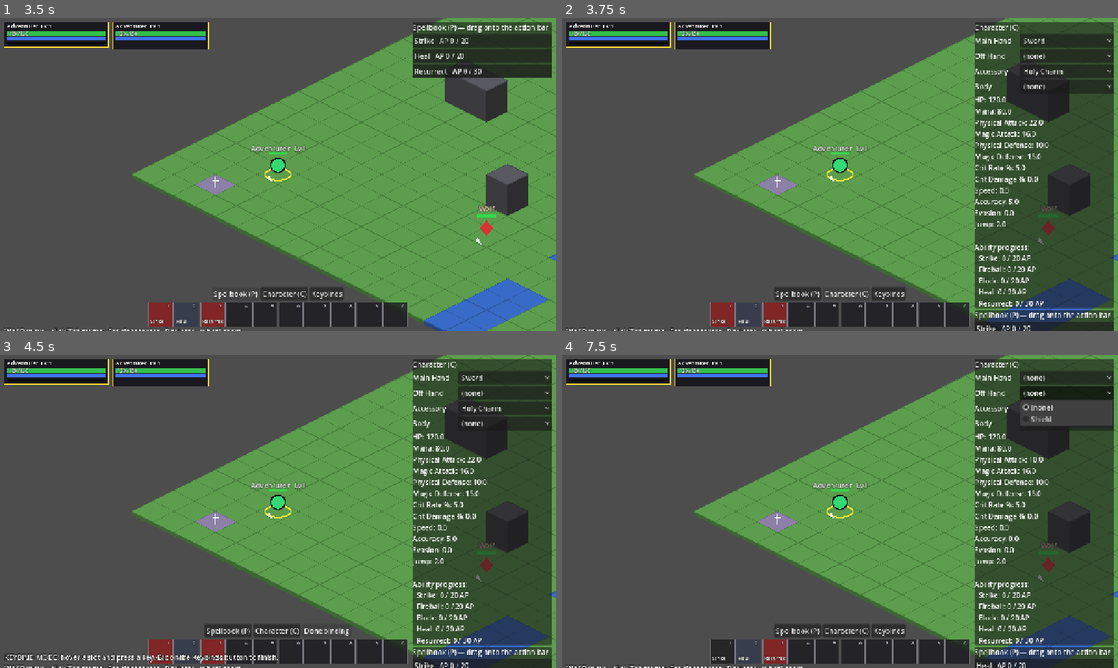
Above: before the commit, frames 1-4 (two rows, left to right).
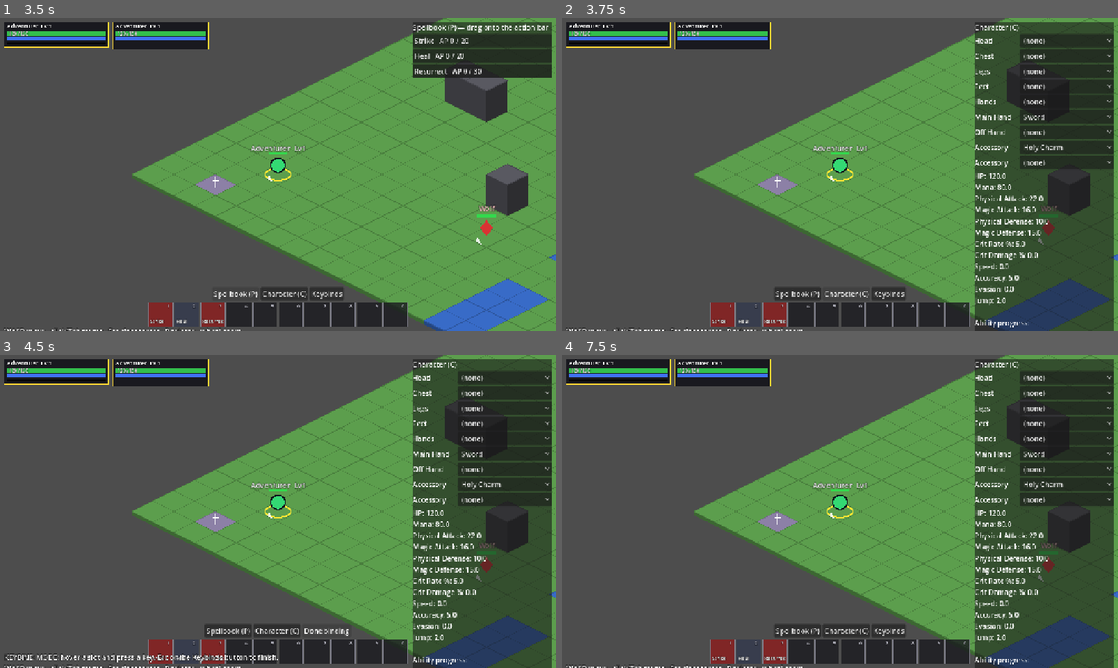
Above: after the commit, the same moments.

Repository: victorduvergermacarons-lang/Final-Wars
Game: Godot game, scene res://scenes/main.tscn
The game is run twice, just before and just after one commit, with the same random seed, the same clock (stepped at 60 frames per second) and the same inputs.
Inputs (mouse positions are in pixels of both pictures, inside the frame that each line leads up to):
- Up to frame 1 (3.5 s): click "Play Solo" at 0.5 s; tap Enter at 1.25 s; drag from (55, 33) to (333, 105) at 1.27 s; drag from (161, 36) to (250, 237) at 2.02 s; click "Spellbook (P)" at 2.75 s
- Up to frame 2 (3.75 s): click "Character (C)" at 3.5 s
- Up to frame 3 (4.5 s): click "Keybinds" at 4.25 s
- Up to frame 4 (7.5 s): click "Done binding" at 5 s; click "Sword" at 5.75 s; click "(none)" at 6.5 s; click "(none)" at 7.25 s

Frame 1 is identical in both runs. In frame 2, 6.6% of the frame differs, in the area x 74-100%, y 6-100%; in frame 3, 6.6%; in frame 4, 7.9%, in the area x 26-100%, y 6-100%.

Commit message:
M2 step 1: nine equipment slots, two-handed weapons, rarity, stacks
- EquipSlot: 9 positions (Head, Chest, Legs, Feet, Hands, Main Hand,
  Off Hand, Accessory x2) and item slot types incl. Accessory, Two-Hand and
  None (not equippable)
- Hero.equip: picks a free allowed position, takes off what it displaces
  (two-handers clear the off hand; an off-hand item removes a two-hander);
  wearing an item twice needs two copies; displaced_by() for the bag
- ItemDef: rarity (Common/Uncommon/Rare/Epic with colors), price,
  max_stack; validation (equippable items don't stack)
- Equip intent takes an optional position; character panel lists 9 slots
- Starter items moved to the new slot types, Common, price 25
- Tests (217 passing); network check passes

Co-Authored-By: Claude Opus 5.5 <noreply@anthropic.com>
Claude-Session: https://claude.ai/code/session_01NkxcXD4xqQYvGrzBVzDJEX

Diff:
--- a/content/items/holy_charm.tres
+++ b/content/items/holy_charm.tres
@@ -22,7 +22,8 @@
 script = ExtResource("2_pcx0w")
 id = &"holy_charm"
 display_name = "Holy Charm"
-slot = 2
+slot = 7
+price = 25
 stats = SubResource("Resource_swea8")
 growth = SubResource("Resource_cana0")
 teaches = Array[ExtResource("3_loubc")]([ExtResource("4_5v4vl"), ExtResource("5_6peby")])
--- a/content/items/shield.tres
+++ b/content/items/shield.tres
@@ -19,7 +19,8 @@
 script = ExtResource("2_ridx4")
 id = &"shield"
 display_name = "Shield"
-slot = 1
+slot = 6
+price = 25
 stats = SubResource("Resource_me4q2")
 growth = SubResource("Resource_10sm4")
 teaches = Array[ExtResource("3_5icf3")]([ExtResource("4_dl15q")])
--- a/content/items/staff.tres
+++ b/content/items/staff.tres
@@ -19,6 +19,8 @@
 script = ExtResource("2_m7tx0")
 id = &"staff"
 display_name = "Staff"
+slot = 5
+price = 25
 stats = SubResource("Resource_pwqta")
 growth = SubResource("Resource_if1w3")
 teaches = Array[ExtResource("3_xxegw")]([ExtResource("4_4n1s6")])
--- a/content/items/sword.tres
+++ b/content/items/sword.tres
@@ -19,6 +19,8 @@
 script = ExtResource("2_c8ag5")
 id = &"sword"
 display_name = "Sword"
+slot = 5
+price = 25
 stats = SubResource("Resource_s3hcn")
 growth = SubResource("Resource_qowd7")
 teaches = Array[ExtResource("3_uynvv")]([ExtResource("4_81fyi")])
--- a/data/defs/equip_slot.gd
+++ b/data/defs/equip_slot.gd
@@ -1,12 +1,49 @@
 class_name EquipSlot
 extends RefCounted
-## Equipment slots. A hero holds at most one item per slot.
+## Equipment positions on a hero (Id) and the kind of position an item fits (Type).
+## Accessories fit either accessory position; two-handed weapons sit in Main Hand
+## and keep Off Hand empty.
 
 enum Id {
+	HEAD,
+	CHEST,
+	LEGS,
+	FEET,
+	HANDS,
+	MAIN_HAND,
+	OFF_HAND,
+	ACCESSORY_1,
+	ACCESSORY_2,
+}
+
+const COUNT := 9
+
+enum Type {
+	HEAD,
+	CHEST,
+	LEGS,
+	FEET,
+	HANDS,
 	MAIN_HAND,
 	OFF_HAND,
 	ACCESSORY,
-	BODY,
+	TWO_HAND,
+	NONE, ## Not equippable (potions, quest items).
 }
 
-const COUNT := 4
+const NAMES := ["Head", "Chest", "Legs", "Feet", "Hands", "Main Hand", "Off Hand", "Accessory", "Accessory"]
+const TYPE_NAMES := ["Head", "Chest", "Legs", "Feet", "Hands", "Main Hand", "Off Hand", "Accessory", "Two-Hand", ""]
+
+
+## Positions an item of this type can go in.
+static func slots_for(type: Type) -> Array[Id]:
+	match type:
+		Type.HEAD: return [Id.HEAD]
+		Type.CHEST: return [Id.CHEST]
+		Type.LEGS: return [Id.LEGS]
+		Type.FEET: return [Id.FEET]
+		Type.HANDS: return [Id.HANDS]
+		Type.MAIN_HAND, Type.TWO_HAND: return [Id.MAIN_HAND]
+		Type.OFF_HAND: return [Id.OFF_HAND]
+		Type.ACCESSORY: return [Id.ACCESSORY_1, Id.ACCESSORY_2]
+	return []
--- a/data/defs/item_def.gd
+++ b/data/defs/item_def.gd
@@ -1,12 +1,19 @@
 class_name ItemDef
 extends Resource
-## An equippable item: flat stats while equipped, per-level growth granted on
-## level-up while equipped, and abilities it teaches.
+## An item design. Equippable items give flat stats while equipped, per-level
+## growth on level-up while equipped, and teach abilities. Items are fixed designs:
+## every copy of an item is identical (no random rolls).
 
 @export var id: StringName = &""
 @export var display_name: String = ""
 @export_multiline var description: String = ""
-@export var slot: EquipSlot.Id = EquipSlot.Id.MAIN_HAND
+## Where it can be equipped (NONE: potions, quest items…).
+@export var slot: EquipSlot.Type = EquipSlot.Type.NONE
+@export var rarity: Rarity.Id = Rarity.Id.COMMON
+## Vendor price in gold (vendors buy it back for a fraction).
+@export var price: int = 0
+## How many fit in one bag slot. Equippable items don't stack.
+@export var max_stack: int = 1
 ## Added to the hero's stats while equipped.
 @export var stats: StatBlock = StatBlock.new()
 ## Per-level growth. On level-up the hero permanently gains
@@ -20,6 +27,10 @@
 	var errors: PackedStringArray = []
 	if id == &"":
 		errors.append("item has no id")
+	if max_stack < 1:
+		errors.append("%s: max_stack must be at least 1" % id)
+	if is_equippable() and max_stack != 1:
+		errors.append("%s: equippable items can't stack" % id)
 	if stats == null or growth == null:
 		errors.append("%s: missing stats or growth block" % id)
 	for ability in teaches:
@@ -28,3 +39,11 @@
 		else:
 			errors.append_array(ability.validate())
 	return errors
+
+
+func is_equippable() -> bool:
+	return slot != EquipSlot.Type.NONE
+
+
+func is_two_handed() -> bool:
+	return slot == EquipSlot.Type.TWO_HAND
--- /dev/null
+++ b/data/defs/rarity.gd
@@ -0,0 +1,17 @@
+class_name Rarity
+extends RefCounted
+## Item rarity tiers. Higher rarity: better stats, growth and abilities.
+
+enum Id {
+	COMMON,
+	UNCOMMON,
+	RARE,
+	EPIC,
+}
+
+const NAMES := ["Common", "Uncommon", "Rare", "Epic"]
+const COLORS := [Color(0.92, 0.92, 0.92), Color(0.3, 0.9, 0.35), Color(0.3, 0.55, 1.0), Color(0.72, 0.38, 1.0)]
+
+
+static func color(id: Id) -> Color:
+	return COLORS[id]
--- a/net/intents.gd
+++ b/net/intents.gd
@@ -40,6 +40,10 @@
 			if typeof(item) != TYPE_STRING and typeof(item) != TYPE_STRING_NAME:
 				return {}
 			out.item = StringName(item)
+			if raw.has("slot"):
+				if typeof(raw.slot) != TYPE_INT:
+					return {}
+				out.slot = raw.slot
 		"unequip":
 			if typeof(raw.get("slot")) != TYPE_INT:
 				return {}
--- a/net/snapshot.gd
+++ b/net/snapshot.gd
@@ -16,8 +16,9 @@
 		d.xp = hero.xp
 		d.inv = hero.inventory.map(func(i): return i.id)
 		var eq := {}
-		for item in hero.equipped_items():
-			eq[int(item.slot)] = item.id
+		var equipment := hero.equipment()
+		for slot in equipment:
+			eq[int(slot)] = equipment[slot].id
 		d.eq = eq
 		d.ap = hero.ap.duplicate()
 		d.mastered = hero.mastered.keys()
--- a/sim/entities/hero.gd
+++ b/sim/entities/hero.gd
@@ -42,11 +42,54 @@
 	return h
 
 
-## Equips an owned item into its slot, replacing whatever was there.
-func equip(item: ItemDef) -> bool:
-	if item == null or not inventory.has(item):
+## Which position `item` would go in: `requested` if allowed, otherwise the first
+## free allowed position, otherwise the first allowed one. -1 if it can't be equipped.
+func resolve_slot(item: ItemDef, requested: int = -1) -> int:
+	if item == null:
+		return -1
+	var allowed := EquipSlot.slots_for(item.slot)
+	if allowed.is_empty():
+		return -1
+	if requested >= 0:
+		return requested if allowed.has(requested) else -1
+	for s in allowed:
+		if not _equipped.has(s):
+			return s
+	return allowed[0]
+
+
+## Items that equipping `item` (into `requested`) would take off: whatever is in
+## that position, plus the other hand when two-handed weapons are involved.
+func displaced_by(item: ItemDef, requested: int = -1) -> Array[ItemDef]:
+	var out: Array[ItemDef] = []
+	var s := resolve_slot(item, requested)
+	if s < 0:
+		return out
+	if _equipped.has(s) and _equipped[s] != item:
+		out.append(_equipped[s])
+	if item.is_two_handed() and _equipped.has(EquipSlot.Id.OFF_HAND):
+		out.append(_equipped[EquipSlot.Id.OFF_HAND])
+	if s == EquipSlot.Id.OFF_HAND and _equipped.has(EquipSlot.Id.MAIN_HAND) \
+			and _equipped[EquipSlot.Id.MAIN_HAND].is_two_handed():
+		out.append(_equipped[EquipSlot.Id.MAIN_HAND])
+	return out
+
+
+## Equips an owned item, taking off whatever it displaces. Returns false if the
+## item can't go there or the hero doesn't own another free copy of it.
+func equip(item: ItemDef, requested: int = -1) -> bool:
+	var s := resolve_slot(item, requested)
+	if s < 0 or not inventory.has(item):
 		return false
-	_equipped[item.slot] = item
+	if _equipped.get(s) == item:
+		return true
+	var owned := inventory.count(item)
+	var worn := _equipped.values().count(item)
+	if worn >= owned:
+		return false
+	for d in displaced_by(item, s):
+		_equipped.erase(_equipped.find_key(d))
+	_equipped[s] = item
 	refresh_stats()
 	return true
 
@@ -73,6 +116,11 @@
 		if _equipped.has(slot):
 			out.append(_equipped[slot])
 	return out
+
+
+## Position -> item for everything equipped.
+func equipment() -> Dictionary:
+	return _equipped.duplicate()
 
 
 ## Abilities taught by equipped items, each once, in slot order.
--- a/sim/world_sim.gd
+++ b/sim/world_sim.gd
@@ -7,7 +7,7 @@
 ##   {"type": "face", "dir": Vector2i}        (turn in place; free)
 ##   {"type": "cast", "ability": StringName, "target": int}   (target -1 = none/self)
 ##   {"type": "release"}
-##   {"type": "equip", "item": StringName}
+##   {"type": "equip", "item": StringName, "slot": EquipSlot.Id (optional)}
 ##   {"type": "unequip", "slot": EquipSlot.Id}
 ## Output: step() returns the tick's events (plain Dictionaries) for clients/UI.
 ## Invalid intents produce {"type": "rejected", "target": hero, "intent", "reason"}.
@@ -294,7 +294,7 @@
 		"release":
 			reason = _intent_release(hero)
 		"equip":
-			reason = _intent_equip(hero, intent.get("item", &""))
+			reason = _intent_equip(hero, intent.get("item", &""), intent.get("slot", -1))
 		"unequip":
 			reason = _intent_unequip(hero, intent.get("slot", -1))
 		_:
@@ -363,14 +363,15 @@
 	return ""
 
 
-func _intent_equip(hero: Hero, item_id: StringName) -> String:
+func _intent_equip(hero: Hero, item_id: StringName, slot: int = -1) -> String:
 	if not hero.alive:
 		return "dead"
 	if hero.in_combat(now):
 		return "in_combat"
 	for item in hero.inventory:
 		if item.id == item_id:
-			hero.equip(item)
+			if not hero.equip(item, slot):
+				return "cannot_equip"
 			emit({"type": "equip", "target": hero.id, "item": item.id})
 			return ""
 	return "unknown_item"
--- a/tests/unit/progression_fixtures.gd
+++ b/tests/unit/progression_fixtures.gd
@@ -10,7 +10,7 @@
 	return a
 
 
-static func item(id: StringName, slot: EquipSlot.Id, stats: Dictionary, growth: Dictionary,
+static func item(id: StringName, slot: EquipSlot.Type, stats: Dictionary, growth: Dictionary,
 		teaches: Array[AbilityDef] = []) -> ItemDef:
 	var i := ItemDef.new()
 	i.id = id
--- a/tests/unit/test_ability_shapes.gd
+++ b/tests/unit/test_ability_shapes.gd
@@ -24,6 +24,7 @@
 func _hero_with(abilities: Array[AbilityDef]) -> Hero:
 	var item := ItemDef.new()
 	item.id = &"kit"
+	item.slot = EquipSlot.Type.MAIN_HAND
 	item.teaches = abilities
 	var def := HeroDef.new()
 	def.base_stats = StatBlock.make({Stat.Id.HP: 100, Stat.Id.ACCURACY: 100, Stat.Id.JUMP: 2})
--- a/tests/unit/test_ap_mastery.gd
+++ b/tests/unit/test_ap_mastery.gd
@@ -16,8 +16,8 @@
 	strike = F.ability(&"strike", 30)
 	heal = F.ability(&"heal", 20)
 	rez = F.ability(&"resurrect", 40)
-	sword = F.item(&"sword", EquipSlot.Id.MAIN_HAND, {}, {}, [strike])
-	charm = F.item(&"charm", EquipSlot.Id.ACCESSORY, {}, {}, [heal, rez])
+	sword = F.item(&"sword", EquipSlot.Type.MAIN_HAND, {}, {}, [strike])
+	charm = F.item(&"charm", EquipSlot.Type.ACCESSORY, {}, {}, [heal, rez])
 
 
 func test_level_up_awards_ap_to_equipped_abilities() -> void:
@@ -74,6 +74,6 @@
 
 func test_abilities_without_threshold_are_never_mastered() -> void:
 	var claw := F.ability(&"claw", 0)
-	var h := F.hero_with([F.item(&"claws", EquipSlot.Id.MAIN_HAND, {}, {}, [claw])])
+	var h := F.hero_with([F.item(&"claws", EquipSlot.Type.MAIN_HAND, {}, {}, [claw])])
 	assert_eq(ApMastery.award(h, 100).size(), 0)
 	assert_false(h.is_mastered(&"claw"))
--- /dev/null
+++ b/tests/unit/test_equipment.gd
@@ -0,0 +1,113 @@
+extends GutTest
+## Nine equipment positions, accessories, two-handed weapons, rarity.
+
+const F := preload("res://tests/unit/progression_fixtures.gd")
+
+var sword: ItemDef
+var shield: ItemDef
+var greataxe: ItemDef
+var ring: ItemDef
+var amulet: ItemDef
+var potion: ItemDef
+var helm: ItemDef
+
+
+func before_each() -> void:
+	sword = F.item(&"sword", EquipSlot.Type.MAIN_HAND, {Stat.Id.PHYS_ATK: 10}, {})
+	shield = F.item(&"shield", EquipSlot.Type.OFF_HAND, {Stat.Id.PHYS_DEF: 10}, {})
+	greataxe = F.item(&"greataxe", EquipSlot.Type.TWO_HAND, {Stat.Id.PHYS_ATK: 25}, {})
+	ring = F.item(&"ring", EquipSlot.Type.ACCESSORY, {Stat.Id.CRIT_RATE: 2}, {})
+	amulet = F.item(&"amulet", EquipSlot.Type.ACCESSORY, {Stat.Id.MANA: 10}, {})
+	helm = F.item(&"helm", EquipSlot.Type.HEAD, {Stat.Id.HP: 15}, {})
+	potion = F.item(&"potion", EquipSlot.Type.NONE, {}, {})
+	potion.max_stack = 20
+
+
+func _hero(items: Array[ItemDef]) -> Hero:
+	var h := Hero.new(1, StatBlock.make({Stat.Id.HP: 100}))
+	h.inventory = items.duplicate()
+	return h
+
+
+func test_there_are_nine_positions() -> void:
+	assert_eq(EquipSlot.Id.size(), EquipSlot.COUNT)
+	assert_eq(EquipSlot.NAMES.size(), EquipSlot.COUNT)
+	assert_eq(EquipSlot.TYPE_NAMES.size(), EquipSlot.Type.size())
+
+
+func test_each_armor_piece_goes_in_its_own_position() -> void:
+	var h := _hero([helm, sword, shield])
+	assert_true(h.equip(helm))
+	assert_true(h.equip(sword))
+	assert_true(h.equip(shield))
+	assert_eq(h.equipped_in(EquipSlot.Id.HEAD), helm)
+	assert_eq(h.stats.hp, 115.0)
+	assert_eq(h.equipped_items().size(), 3)
+
+
+func test_accessories_fill_both_positions() -> void:
+	var h := _hero([ring, amulet])
+	h.equip(ring)
+	h.equip(amulet)
+	assert_eq(h.equipped_in(EquipSlot.Id.ACCESSORY_1), ring)
+	assert_eq(h.equipped_in(EquipSlot.Id.ACCESSORY_2), amulet)
+
+
+func test_wearing_the_same_accessory_twice_needs_two_copies() -> void:
+	var h := _hero([ring])
+	assert_true(h.equip(ring, EquipSlot.Id.ACCESSORY_1))
+	assert_false(h.equip(ring, EquipSlot.Id.ACCESSORY_2), "only one owned")
+	h.inventory.append(ring)
+	assert_true(h.equip(ring, EquipSlot.Id.ACCESSORY_2))
+	assert_eq(h.stats.crit_rate, 4.0)
+
+
+func test_wrong_position_is_refused() -> void:
+	var h := _hero([helm, ring, potion])
+	assert_false(h.equip(helm, EquipSlot.Id.CHEST))
+	assert_false(h.equip(ring, EquipSlot.Id.MAIN_HAND))
+	assert_false(h.equip(potion), "potions aren't equippable")
+
+
+func test_two_hander_takes_both_hands() -> void:
+	var h := _hero([sword, shield, greataxe])
+	h.equip(sword)
+	h.equip(shield)
+	assert_eq(h.displaced_by(greataxe), [sword, shield] as Array[ItemDef])
+	assert_true(h.equip(greataxe))
+	assert_eq(h.equipped_in(EquipSlot.Id.MAIN_HAND), greataxe)
+	assert_null(h.equipped_in(EquipSlot.Id.OFF_HAND))
+	assert_eq(h.stats.phys_atk, 25.0)
+
+
+func test_off_hand_replaces_a_two_hander() -> void:
+	var h := _hero([shield, greataxe])
+	h.equip(greataxe)
+	assert_eq(h.displaced_by(shield), [greataxe] as Array[ItemDef])
+	assert_true(h.equip(shield))
+	assert_null(h.equipped_in(EquipSlot.Id.MAIN_HAND))
+
+
+func test_rarity_colors_and_names() -> void:
+	assert_eq(Rarity.NAMES.size(), Rarity.Id.size())
+	assert_eq(Rarity.COLORS.size(), Rarity.Id.size())
+	assert_ne(Rarity.color(Rarity.Id.COMMON), Rarity.color(Rarity.Id.EPIC))
+
+
+func test_item_validation_of_stacks() -> void:
+	assert_eq(potion.validate().size(), 0)
+	var bad := F.item(&"stacky_sword", EquipSlot.Type.MAIN_HAND, {}, {})
+	bad.max_stack = 5
+	assert_eq(bad.validate().size(), 1, "equippable items can't stack")
+
+
+func test_starter_content_uses_the_new_positions() -> void:
+	var db = preload("res://autoload/content_db.gd").new()
+	assert_eq(db.items[&"sword"].slot, EquipSlot.Type.MAIN_HAND)
+	assert_eq(db.items[&"staff"].slot, EquipSlot.Type.MAIN_HAND)
+	assert_eq(db.items[&"shield"].slot, EquipSlot.Type.OFF_HAND)
+	assert_eq(db.items[&"holy_charm"].slot, EquipSlot.Type.ACCESSORY)
+	for item in db.items.values():
+		assert_eq(item.rarity, Rarity.Id.COMMON)
+		assert_gt(item.price, 0)
+	db.free()
--- a/tests/unit/test_hero.gd
+++ b/tests/unit/test_hero.gd
@@ -10,9 +10,9 @@
 
 func before_each() -> void:
 	strike = F.ability(&"strike", 30)
-	sword = F.item(&"sword", EquipSlot.Id.MAIN_HAND, {Stat.Id.PHYS_ATK: 12, Stat.Id.HP: 20}, {}, [strike])
-	staff = F.item(&"staff", EquipSlot.Id.MAIN_HAND, {Stat.Id.MAG_ATK: 15}, {}, [F.ability(&"fireball", 30)])
-	shield = F.item(&"shield", EquipSlot.Id.OFF_HAND, {Stat.Id.PHYS_DEF: 20}, {}, [F.ability(&"block", 30)])
+	sword = F.item(&"sword", EquipSlot.Type.MAIN_HAND, {Stat.Id.PHYS_ATK: 12, Stat.Id.HP: 20}, {}, [strike])
+	staff = F.item(&"staff", EquipSlot.Type.MAIN_HAND, {Stat.Id.MAG_ATK: 15}, {}, [F.ability(&"fireball", 30)])
+	shield = F.item(&"shield", EquipSlot.Type.OFF_HAND, {Stat.Id.PHYS_DEF: 20}, {}, [F.ability(&"block", 30)])
 
 
 func test_equipped_items_add_their_stats() -> void:
--- a/tests/unit/test_item_growth.gd
+++ b/tests/unit/test_item_growth.gd
@@ -10,8 +10,8 @@
 func before_each() -> void:
 	rules = CombatRules.new()
 	rules.growth_fraction = 0.5
-	sword = F.item(&"sword", EquipSlot.Id.MAIN_HAND, {}, {Stat.Id.PHYS_ATK: 4, Stat.Id.HP: 10})
-	charm = F.item(&"charm", EquipSlot.Id.ACCESSORY, {}, {Stat.Id.MAG_ATK: 2, Stat.Id.HP: 6})
+	sword = F.item(&"sword", EquipSlot.Type.MAIN_HAND, {}, {Stat.Id.PHYS_ATK: 4, Stat.Id.HP: 10})
+	charm = F.item(&"charm", EquipSlot.Type.ACCESSORY, {}, {Stat.Id.MAG_ATK: 2, Stat.Id.HP: 6})
 
 
 func test_gain_is_fraction_of_every_equipped_items_growth() -> void:
--- a/tests/unit/test_leveling.gd
+++ b/tests/unit/test_leveling.gd
@@ -8,7 +8,7 @@
 
 func before_each() -> void:
 	rules = CombatRules.new()
-	hero = F.hero_with([F.item(&"sword", EquipSlot.Id.MAIN_HAND, {}, {Stat.Id.HP: 20})])
+	hero = F.hero_with([F.item(&"sword", EquipSlot.Type.MAIN_HAND, {}, {Stat.Id.HP: 20})])
 
 
 func _types(events: Array) -> Array:
--- a/tests/unit/test_world_sim.gd
+++ b/tests/unit/test_world_sim.gd
@@ -30,7 +30,7 @@
 	return ab
 
 
-func _item(id: StringName, slot: EquipSlot.Id, teaches: Array[AbilityDef]) -> ItemDef:
+func _item(id: StringName, slot: EquipSlot.Type, teaches: Array[AbilityDef]) -> ItemDef:
 	var i := ItemDef.new()
 	i.id = id
 	i.slot = slot
@@ -76,9 +76,9 @@
 	var heal := _ability(&"heal", AbilityDef.TargetType.ALLY, _effect(AbilityEffect.Kind.HEAL, 30), 4, 0.0, 5.0)
 	var rez := _ability(&"resurrect", AbilityDef.TargetType.DEAD_ALLY,
 			_effect(AbilityEffect.Kind.RESURRECT, 0), 4, 0.0, 10.0)
-	var sword := _item(&"sword", EquipSlot.Id.MAIN_HAND, [strike])
-	var charm := _item(&"charm", EquipSlot.Id.ACCESSORY, [heal, rez])
-	var staff := _item(&"staff", EquipSlot.Id.MAIN_HAND, [])
+	var sword := _item(&"sword", EquipSlot.Type.MAIN_HAND, [strike])
+	var charm := _item(&"charm", EquipSlot.Type.ACCESSORY, [heal, rez])
+	var staff := _item(&"staff", EquipSlot.Type.MAIN_HAND, [])
 	hero_def = HeroDef.new()
 	hero_def.base_stats = StatBlock.make({Stat.Id.HP: 100, Stat.Id.MANA: 50,
 			Stat.Id.PHYS_ATK: 20, Stat.Id.ACCURACY: 100, Stat.Id.JUMP: 2})
--- a/ui/hud/character_panel.gd
+++ b/ui/hud/character_panel.gd
@@ -3,7 +3,6 @@
 ## Equipment (one dropdown per slot), stats and ability progress. Gear changes
 ## are sent as intents; the host refuses them in combat.
 
-const SLOT_NAMES := ["Main Hand", "Off Hand", "Accessory", "Body"]
 const STAT_NAMES := ["HP", "Mana", "Physical Attack", "Magic Attack", "Physical Defense",
 	"Magic Defense", "Crit Rate %", "Crit Damage %", "Speed", "Accuracy", "Evasion", "Jump"]
 
@@ -25,7 +24,7 @@
 	for slot in EquipSlot.COUNT:
 		var row := HBoxContainer.new()
 		var label := Label.new()
-		label.text = SLOT_NAMES[slot]
+		label.text = EquipSlot.NAMES[slot]
 		label.custom_minimum_size = Vector2(100, 0)
 		row.add_child(label)
 		var picker := OptionButton.new()
@@ -81,7 +80,7 @@
 		var ids: Array = [&""]
 		picker.add_item("(none)")
 		for item in hero.inventory:
-			if item.slot == slot:
+			if EquipSlot.slots_for(item.slot).has(slot) and not ids.has(item.id):
 				picker.add_item(item.display_name)
 				ids.append(item.id)
 		_picker_items[slot] = ids
@@ -94,5 +93,5 @@
 	if id == &"":
 		hud.session.send_intent({"type": "unequip", "slot": slot})
 	else:
-		hud.session.send_intent({"type": "equip", "item": id})
+		hud.session.send_intent({"type": "equip", "item": id, "slot": slot})
 	_shown_key = "" # re-sync with what the host actually does
Not shown, added: data/defs/rarity.gd.uid
Not shown, added: tests/unit/test_equipment.gd.uid
